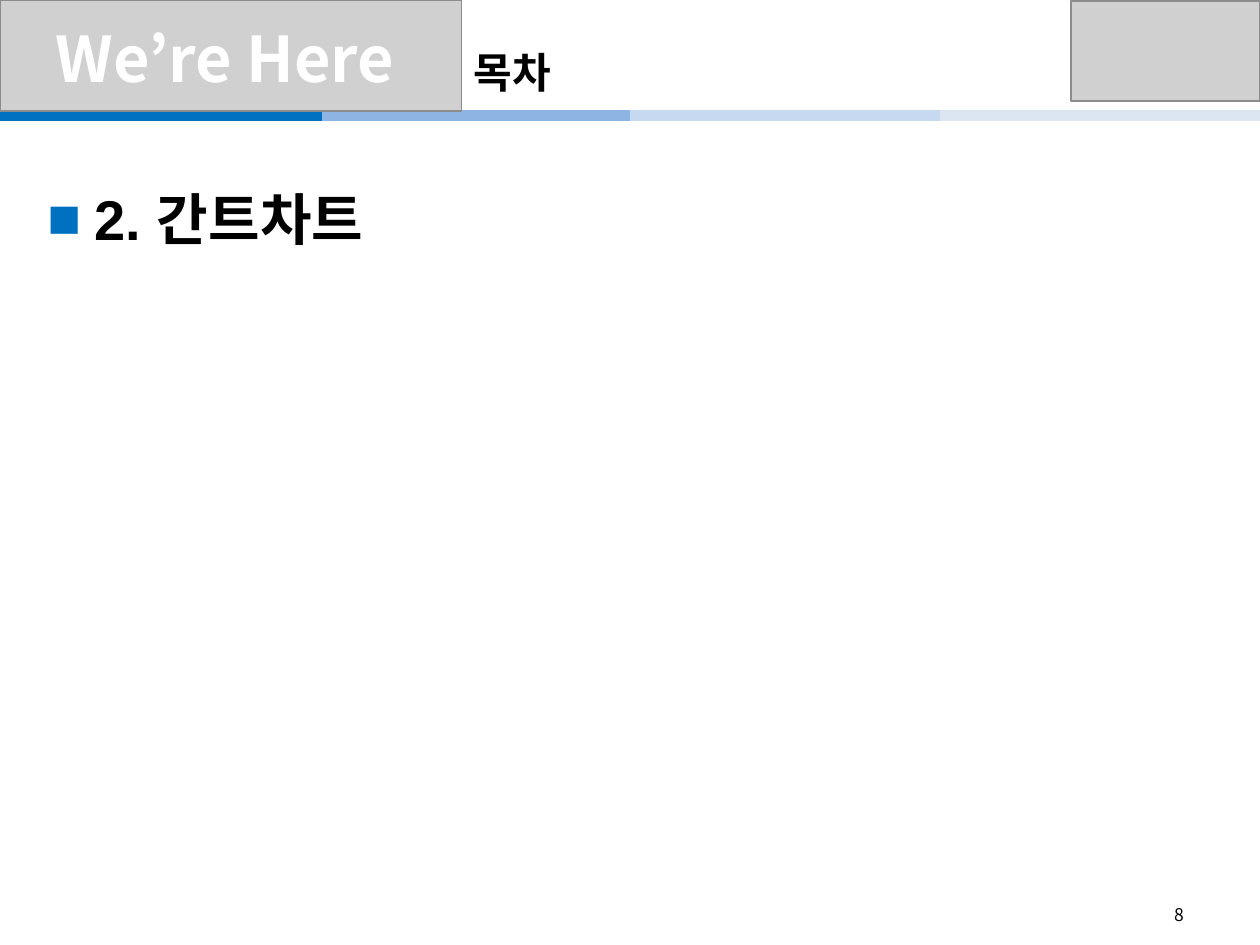
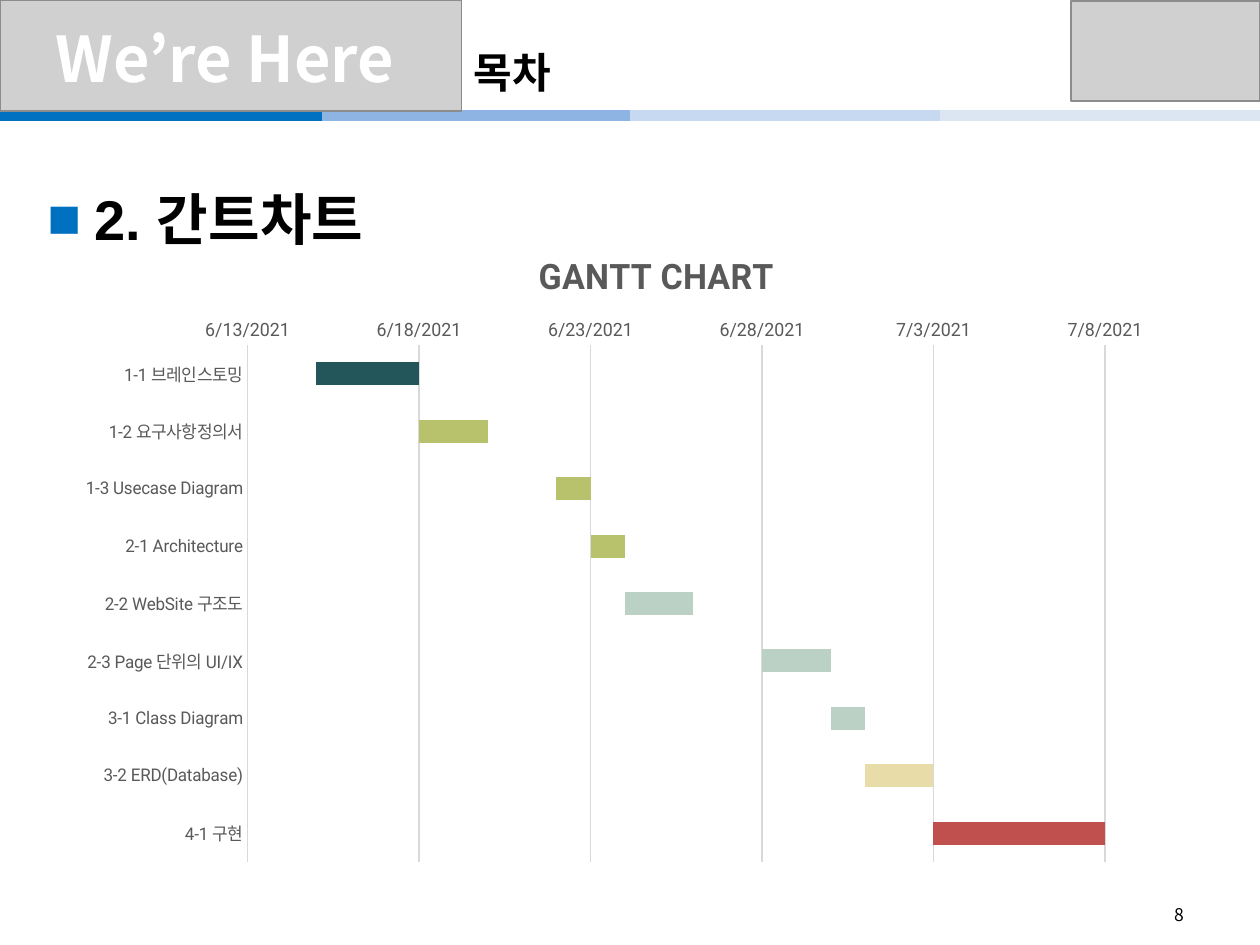
Before and after one commit to IIBlackCode/KFQ_AI_2TH_DJANGO, a slide deck: slide 8 of KFQ_Django/#Document/5조 web prj2 werehere 발표자료.pptx. Drawn at 1260x945 pixels with LibreOffice and Linux fonts; fonts in the diff are those of the drawing; grey boxes stand for pictures; background and template pictures are left out. Boxes give left, top, right and bottom in pixels: in the first picture for what was removed or moved away, otherwise in the second. Text is boxed around its words. In the diff, an @@ line names an element or a change of style, - is before the commit and + after.

```diff
--- a/KFQ_Django/#Document/5조 web prj2 werehere 발표자료.pptx
+++ b/KFQ_Django/#Document/5조 web prj2 werehere 발표자료.pptx
@@ bar stacked chart added at box(86, 233, 1153, 905) @@
+title "GANTT CHART "
+categories: 1-1 브레인스토밍, 1-2 요구사항정의서, 1-3 Usecase Diagram, 2-1 Architecture, 2-2 WebSite 구조도, 2-3 Page 단위의 UI/IX, 3-1 Class Diagram, 3-2 ERD(Database), 4-1 구현
+Series 1: 44362, 44365, 44369, 44370, 44371, 44375, 44377, 44378, 44380
+Series 2: 3, 2, 1, 1, 2, 2, 1, 2, 5
```
Also in this commit, not shown: 7 other files.
